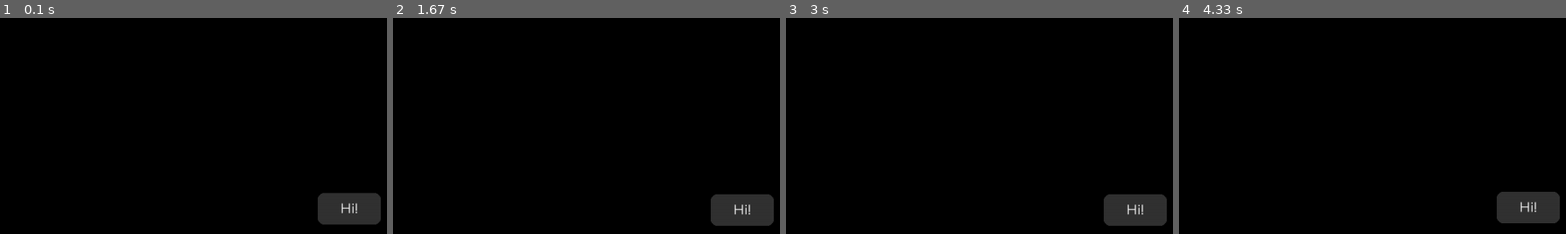
Above: before the commit, frames 1-4 (left to right).
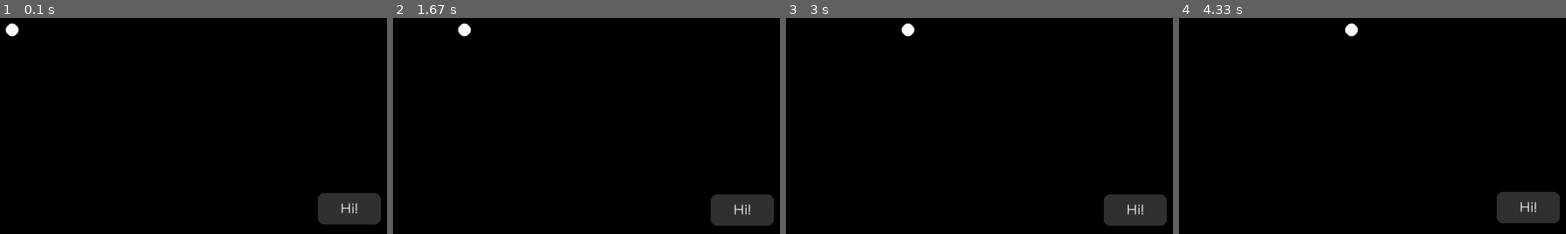
Above: after the commit, the same moments.

Repository: marcypotter16/pygame-template
Game: pygame game, started from main.py
The game is run twice, just before and just after one commit, with the same random seed, the same clock (stepped at 60 frames per second) and the same inputs.
Inputs (mouse positions are in pixels of both pictures, inside the frame that each line leads up to):
- Up to frame 1 (0.1 s): no input
- Up to frame 2 (1.67 s): hold D 0.33-0.8 s; move the mouse to (710, 212) at 0.37 s
- Up to frame 3 (3 s): no input
- Up to frame 4 (4.33 s): no input

The runs differ from the first frame. In frame 1, 0.2% of the frame differs, in the area x 1-5%, y 2-9%; in frame 2, 0.2%, in the area x 16-21%, y 2-9%; in frame 3, 0.2%; in frame 4, 0.2%.

Commit message:
Refactor BlankState to include a moving label and a circle

Diff:
--- a/States/BlankState.py
+++ b/States/BlankState.py
@@ -7,13 +7,39 @@
 	def __init__(self, game, msg=None, layer="foreground"):
 		super().__init__(game, msg, layer)
 
+		# Create a label, it parents itself to self.canvas (inherited from State)
 		self.label = Label(self.canvas, center=self.game.SCREEN_CENTER, text="Hi!", width=100, height=50, fg_color=(255, 255, 255))
+
+		# Create a circle
+		self.circle = Circle(self.game)
 
 	def render(self, surface):
 		super().render(surface)
 
+		# Render the circle, the label is automatically rendered by the canvas
+		self.circle.render(surface)
+
 	def update(self, delta_time):
 		super().update(delta_time)
 
+		# Update the circle, the label is automatically updated by the canvas
+		self.circle.update(delta_time)
+
 		# Move the label with sine wave
 		self.label.rect.y = self.game.SCREEN_CENTER[1] + 5 * sin(time() * 2)
+
+
+from pygame import Vector2
+from pygame.draw import circle
+
+class Circle:
+	def __init__(self, game, radius = 10):
+		self.game = game
+		self.position = Vector2(100, 100)
+		self.radius = radius
+
+	def render(self, surface):
+		circle(surface, color=(255, 255, 255), center=self.position, radius=self.radius)
+
+	def update(self, delta_time):
+		self.position.x += 1
Not shown, added: README.md
